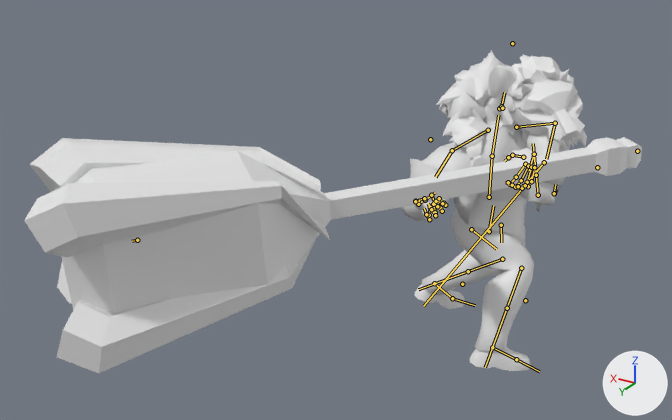
One commit to the FBX model Assets/ART/Animation/Herakles/Combat/Club/Attacks/OnGround/TeleportAttack/Herakles_Club_OnGround_TeleportAttack.fbx: the scene before it, then after it.
Camera for both pictures: a 50 mm lens placed at (-3.71, 10.29, 5.9), pointed at (0.41, 3.43, 2.46). Every picture has the same lights, and +X, +Y and +Z are marked at lower right. Both versions are drawn at frame 39 of the action 'Herakles_Club_OnGround_TeleportAttack'; the numbers are the values there. The bones that bend it are drawn over the model as lines.

In view in the first picture: 'Club', 'FUR NEW', 'Herakles', 'Lion FurLeftShoulder', 'Lion Head'.
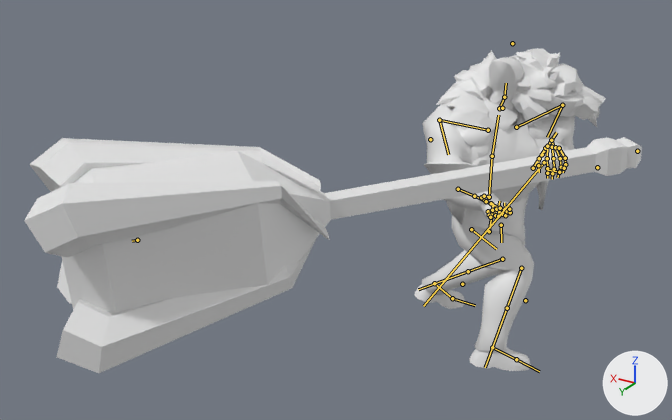
Pixel boxes (x1, y1, x2, y2) of what changed, in the pictures (672 x 420 px):
'Herakles', posed
    before: (401, 66, 569, 371)
    after: (414, 57, 575, 371)
'Lion Head', posed
    before: (509, 69, 587, 153)
    after: (539, 52, 606, 127)
'FUR NEW', posed
    before: (436, 50, 530, 168)
    after: (436, 50, 555, 167)
'Lion FurLeftShoulder', posed (30% narrower)
    before: (501, 54, 574, 134)
    after: (509, 48, 560, 128)
bone 'neck.x', root to tip
    before: (499, 108) to (501, 106)
    after: (499, 108) to (504, 97)
bone 'head.x', root to tip
    before: (501, 106) to (504, 92)
    after: (504, 97) to (506, 83)
bone 'shoulder.r', root to tip
    before: (488, 130) to (452, 150)
    after: (488, 130) to (439, 120)
bone 'arm_stretch.r', root to tip
    before: (452, 150) to (435, 177)
    after: (439, 120) to (448, 154)
bone 'forearm_stretch.r', root to tip
    before: (418, 204) to (428, 197)
    after: (458, 189) to (482, 199)
bone 'hand.r', root to tip
    before: (431, 195) to (436, 205)
    after: (491, 203) to (495, 212)
bone 'shoulder.l', root to tip
    before: (516, 127) to (555, 123)
    after: (516, 127) to (562, 105)
bone 'arm_stretch.l', root to tip
    before: (555, 123) to (546, 159)
    after: (562, 105) to (547, 137)
bone 'hand.l', root to tip
    before: (534, 154) to (529, 170)
    after: (551, 140) to (554, 149)

The change, as a list of edits to the scene's bpy script:
```text
Change bone_neck_x:
    where bone_neck_x = bpy.data.objects['root'].pose.bones['neck.x']  # child of 'spine_02.x'
    bone_neck_x.rotation_quaternion: (0.797, 0.112, 0.542, 0.241) -> (0.798, -0.066, 0.576, -0.162)  # degrees (49, 54, 60) -> degrees (-42, 64, -50)
Change bone_head_x:
    where bone_head_x = bpy.data.objects['root'].pose.bones['head.x']  # child of 'neck.x'
    bone_head_x.rotation_quaternion: (0.589, 0.473, 0.572, -0.318) -> (0.835, 0.199, 0.513, -0.007)  # degrees (118, 77, 50) -> degrees (39, 59, 22)
Change bone_shoulder_r:
    where bone_shoulder_r = bpy.data.objects['root'].pose.bones['shoulder.r']  # child of 'spine_02.x'
    bone_shoulder_r.rotation_quaternion: (0.881, -0.372, 0.099, -0.273) -> (0.993, 0.064, -0.041, 0.087)  # degrees (-45, -2, -34) -> degrees (7, -5, 10)
Change bone_arm_stretch_r:
    where bone_arm_stretch_r = bpy.data.objects['root'].pose.bones['arm_stretch.r']  # child of 'shoulder.r'
    bone_arm_stretch_r.rotation_quaternion: (0.926, 0.35, -0.104, 0.095) -> (0.927, -0.19, 0.172, 0.275)  # degrees (41, -15, 6) -> degrees (-17, 25, 29)
Change bone_forearm_stretch_r:
    where bone_forearm_stretch_r = bpy.data.objects['root'].pose.bones['forearm_stretch.r']  # child of 'arm_stretch.r'
    bone_forearm_stretch_r.rotation_quaternion: (0.828, 0.0, 0.0, 0.561) -> (0.913, 0.0, 0.0, 0.407)  # degrees (0, 0, 68) -> degrees (0, 0, 48)
Change bone_hand_r:
    where bone_hand_r = bpy.data.objects['root'].pose.bones['hand.r']  # child of 'forearm_stretch.r'
    bone_hand_r.rotation_quaternion: (0.053, 0.236, 0.925, -0.294) -> (0.631, 0.389, 0.663, 0.107)  # degrees (32, 166, -25) -> degrees (106, 49, 81)
Change bone_weapon_r:
    where bone_weapon_r = bpy.data.objects['root'].pose.bones['weapon.R']  # child of 'hand.r'
    bone_weapon_r.location: (-116.7, -49.1, 1.9) -> (-19.0, -51.0, -15.9)
    bone_weapon_r.rotation_quaternion: (0.95, 0.08, -0.095, -0.287) -> (0.996, 0.067, -0.05, 0.015)  # degrees (12, -8, -34) -> degrees (8, -6, 1)
Change bone_shoulder_l:
    where bone_shoulder_l = bpy.data.objects['root'].pose.bones['shoulder.l']  # child of 'spine_02.x'
    bone_shoulder_l.rotation_quaternion: (0.725, 0.172, -0.087, -0.661) -> (0.968, 0.151, -0.015, -0.202)  # degrees (21, 6, -84) -> degrees (17, 2, -23)
Change bone_arm_stretch_l:
    where bone_arm_stretch_l = bpy.data.objects['root'].pose.bones['arm_stretch.l']  # child of 'shoulder.l'
    bone_arm_stretch_l.rotation_quaternion: (0.83, -0.117, -0.501, -0.213) -> (0.841, -0.433, -0.271, -0.179)  # degrees (2, -62, -30) -> degrees (-53, -38, -5)
Change bone_hand_l:
    where bone_hand_l = bpy.data.objects['root'].pose.bones['hand.l']  # child of 'forearm_stretch.l'
    bone_hand_l.rotation_quaternion: (0.35, -0.535, -0.024, 0.768) -> (0.435, -0.585, 0.613, 0.306)  # degrees (-44, 54, 108) -> degrees (17, 117, 98)
```
